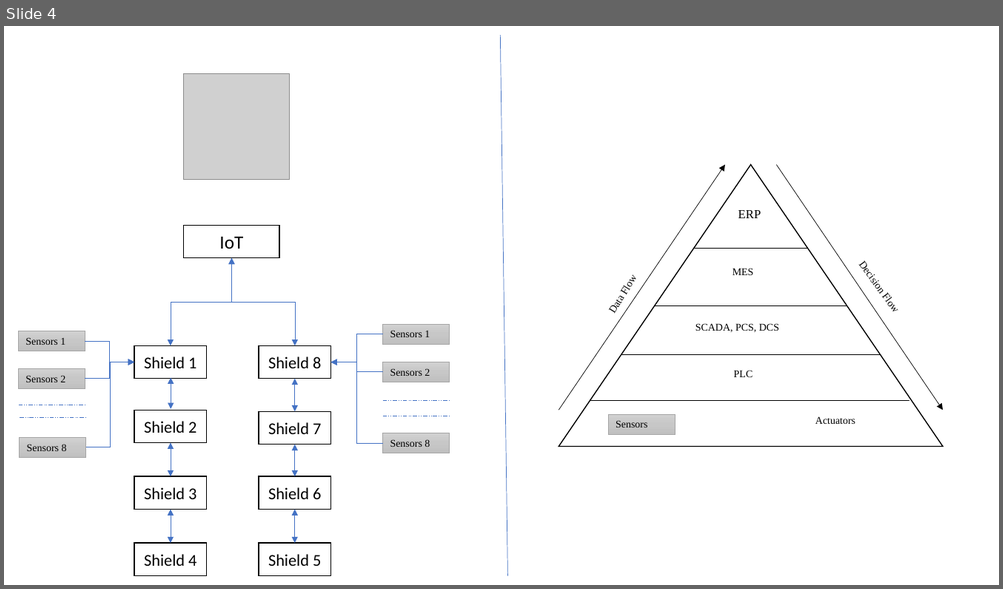
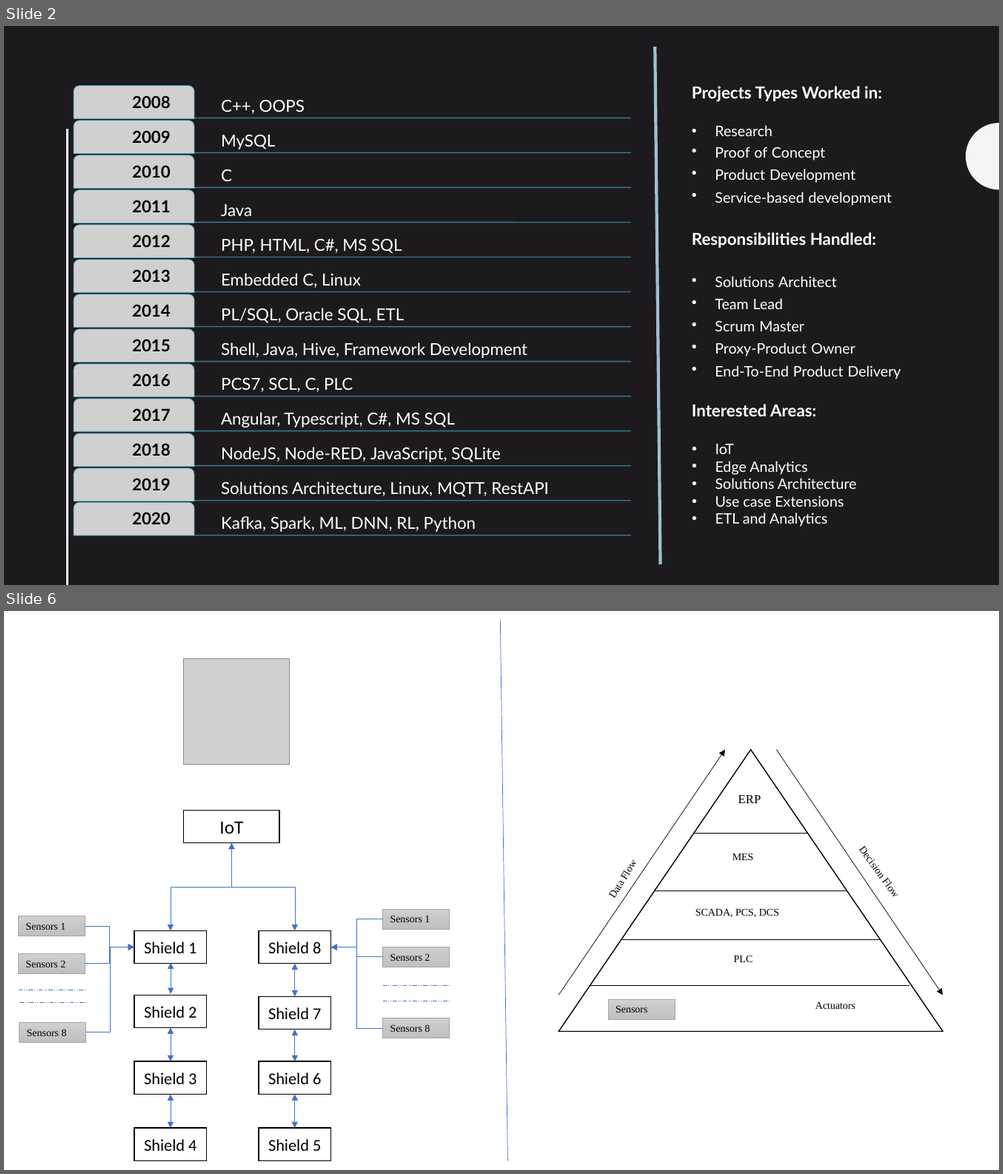
Before and after one commit to lavishthomas/PythonAlgorithms, a slide deck: SystemDesign.pptx. Shown one above the other, each under a label of ours: slide 4 before the commit, slides 2 and 6 after it; the slides between them are not shown. The pictures are 1003x589 and 1003x1174 pixels, drawn with LibreOffice and Linux fonts; fonts in the diff are those of the drawing; grey boxes stand for pictures. Boxes give left, top, right and bottom in pixels: in the first picture for what was removed or moved away, otherwise in the second. Text is boxed around its words. In the diff, an @@ line names an element or a change of style, - is before the commit and + after.

```diff
--- a/SystemDesign.pptx
+++ b/SystemDesign.pptx
@@ slide 2 added at box(4, 26, 999, 585), background #1D1A1D @@
@@ line added from (654, 47) to (660, 565), #9EC2D0 3 pt @@
@@ text added at box(691, 86, 901, 527), 14 pt, text #FFFFFF @@
+Projects Types Worked in:
+• Research
+• Proof of Concept
+• Product Development
+• Service-based development
+Responsibilities Handled:
+• Solutions Architect
+• Team Lead
+• Scrum Master
+• Proxy-Product Owner
+• End-To-End Product Delivery
+Interested Areas:
+  • IoT
+  • Edge Analytics
+  • Solutions Architecture
+  • Use case Extensions
+  • ETL and Analytics
@@ line added from (68, 129) to (68, 585), #F5F5F5 2 pt @@
@@ freeform shape added at box(966, 123, 999, 190), fill #F5F5F5 @@
@@ group added at box(74, 86, 631, 536): 26 texts, 13 lines, 13 pictures @@
+C++, OOPS
+2008
+MySQL
+2009
+C
+2010
+Java
+2011
+PHP, HTML, C#, MS SQL
+2012
+Embedded C, Linux
+2013
+PL/SQL, Oracle SQL, ETL
+2014
+Shell, Java, Hive, Framework Development
+2015
+PCS7, SCL, C, PLC
+2016
+Angular, Typescript, C#, MS SQL
+2017
+NodeJS, Node-RED, JavaScript, SQLite
+2018
+Solutions Architecture, Linux, MQTT, RestAPI
+2019
+Kafka, Spark, ML, DNN, RL, Python
+2020
@@ what was slide 4 is now slide 6 @@
```
Also in this commit, not shown: 2 slides changed, 4 other slides added, 8 other files.
